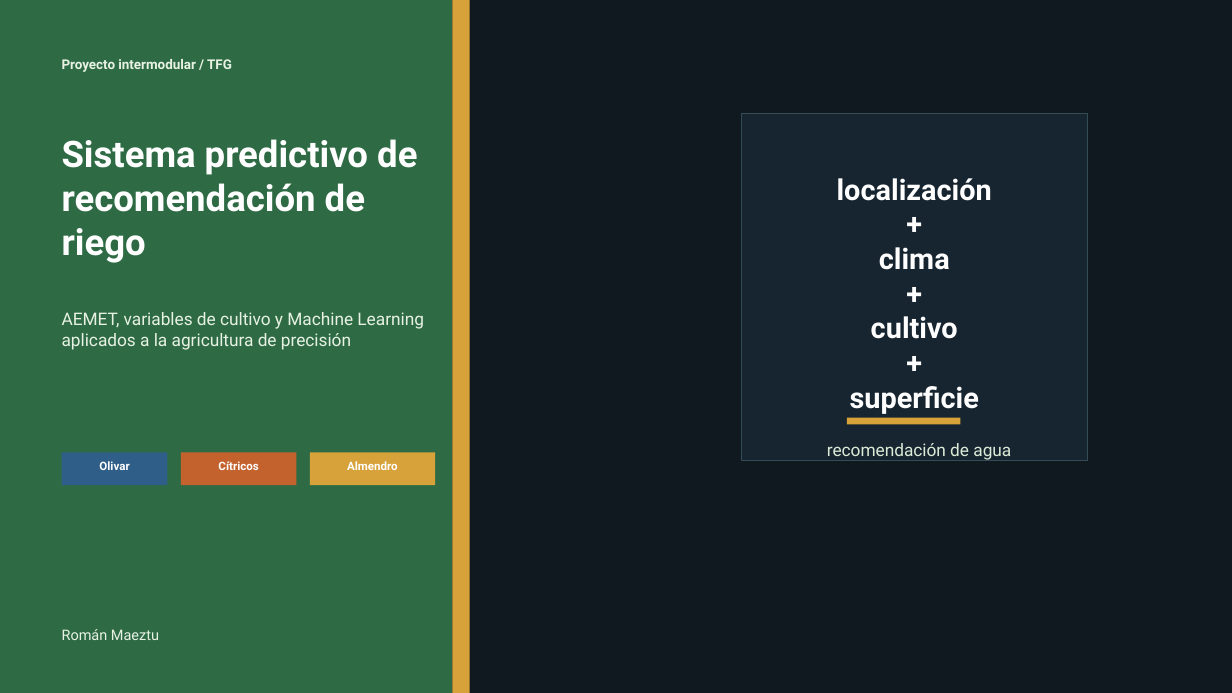
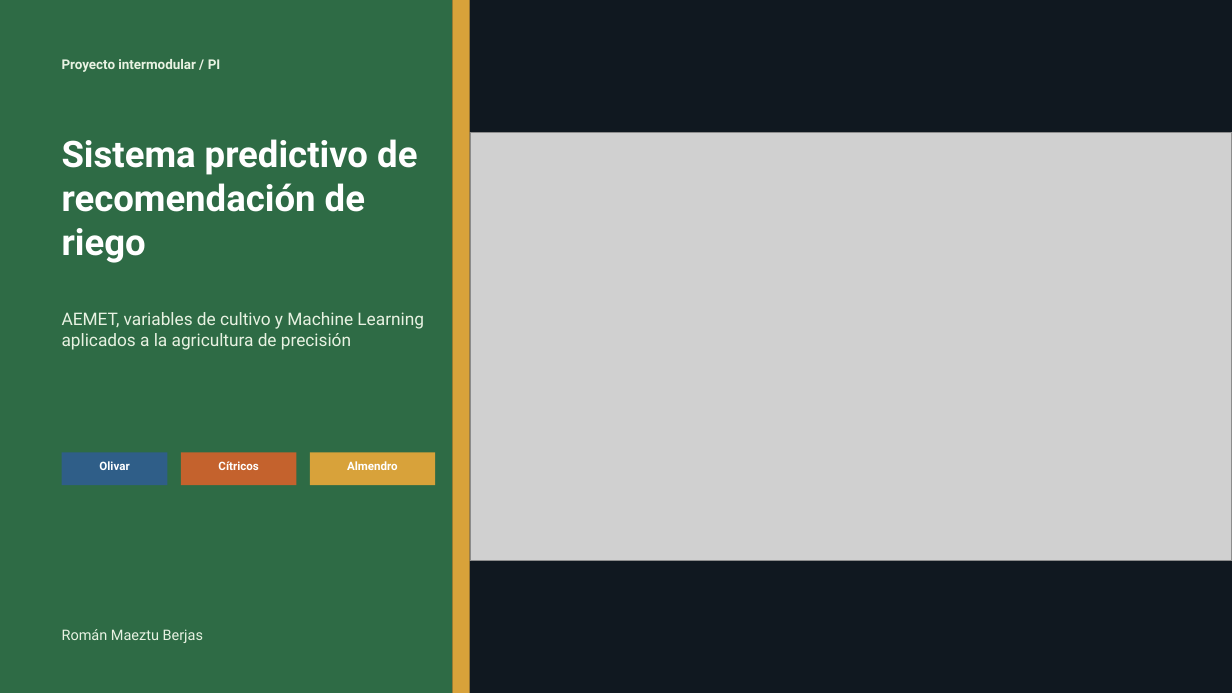
Before and after one commit to romanmaeztu/PI-Agricultura-de-Precisi-n, a slide deck: slide 1 of docs/presentacion_defensa_tfg_riego_jurado.pptx. Drawn at 1232x693 pixels with LibreOffice and Linux fonts; fonts in the diff are those of the drawing; grey boxes stand for pictures. Boxes give left, top, right and bottom in pixels: in the first picture for what was removed or moved away, otherwise in the second. Text is boxed around its words. In the diff, an @@ line names an element or a change of style, - is before the commit and + after.

```diff
--- a/docs/presentacion_defensa_tfg_riego_jurado.pptx
+++ b/docs/presentacion_defensa_tfg_riego_jurado.pptx
@@ text at [62, 59, 221, 72]: text changed @@
-Proyecto intermodular / TFG
+Proyecto intermodular / PI
@@ rectangle removed at [741, 114, 1088, 460] @@
@@ picture added at [470, 132, 1232, 561] @@
@@ text removed at [837, 178, 992, 414] @@
-localización
-+
-clima
-+
-cultivo
-+
-superficie
@@ rectangle removed at [848, 418, 961, 424] @@
@@ text removed at [827, 443, 1011, 460] @@
-recomendación de agua
@@ text at [62, 629, 203, 643]: text changed @@
-Román Maeztu
+Román Maeztu Berjas
```
Also in this commit, not shown: 3 other slides changed, 1 slide removed.
